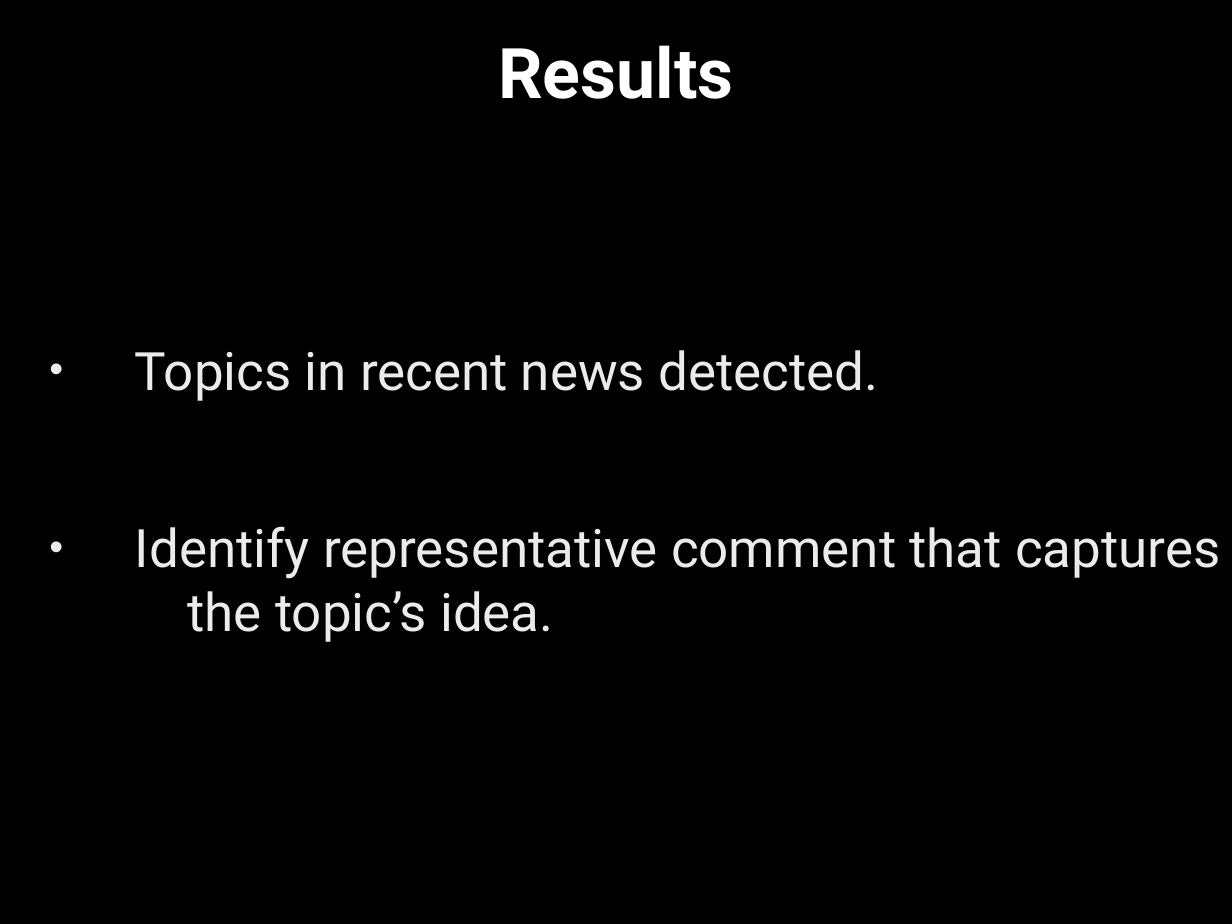
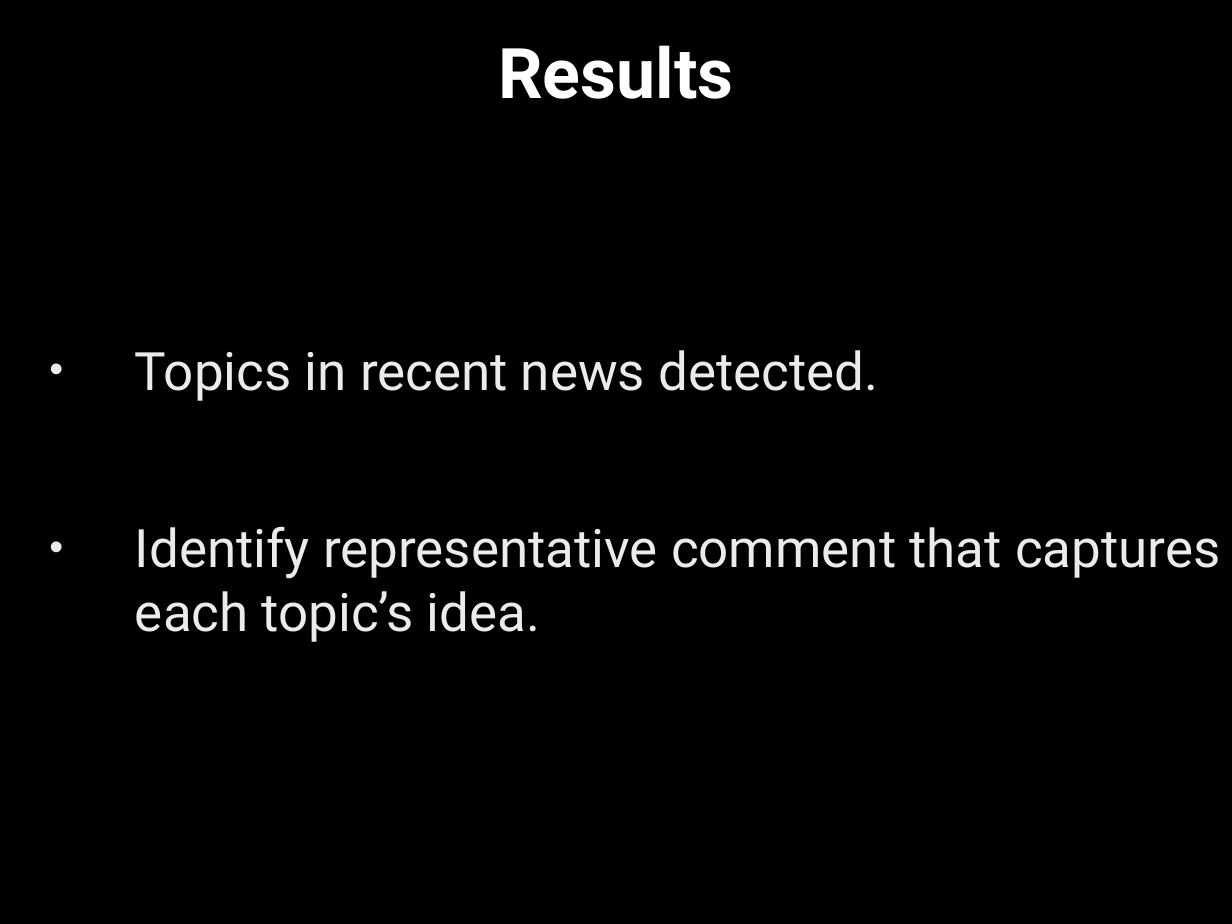
Before and after one commit to PeggyFan/Project, a slide deck: slide 10 of data/nyt_summarizer_10_09_1.pptx. Drawn at 1232x924 pixels with LibreOffice and Linux fonts; fonts in the diff are those of the drawing; background and template pictures are left out. Boxes give left, top, right and bottom in pixels: in the first picture for what was removed or moved away, otherwise in the second. Text is boxed around its words. In the diff, an @@ line names an element or a change of style, - is before the commit and + after.

```diff
--- a/data/nyt_summarizer_10_09_1.pptx
+++ b/data/nyt_summarizer_10_09_1.pptx
@@ text at (x1=135, y1=526, x2=1220, y2=642): text changed @@
-• Identify representative comment that captures the topic’s idea.
+• Identify representative comment that captures each topic’s idea.
```
Also in this commit, not shown: 3 other slides changed.
